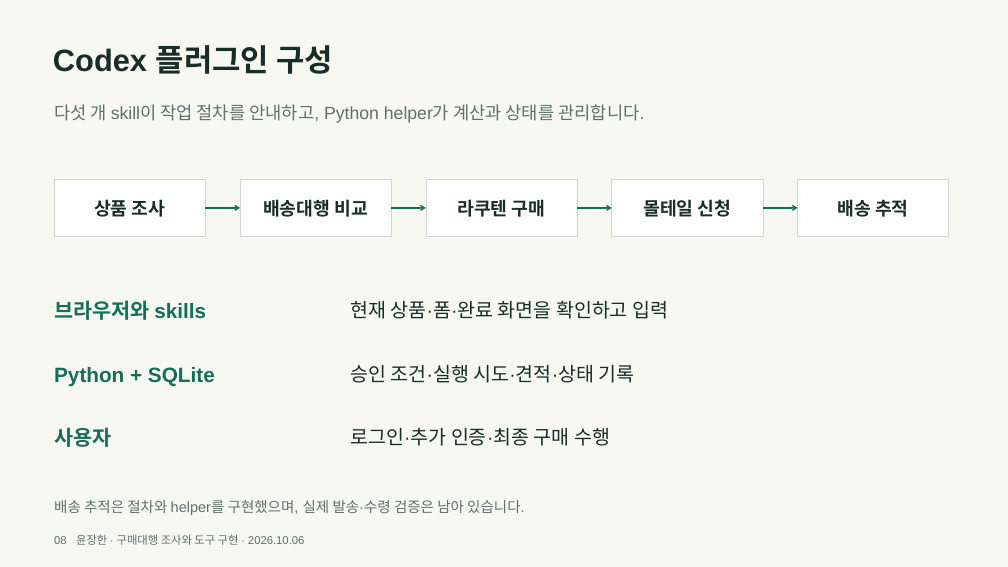
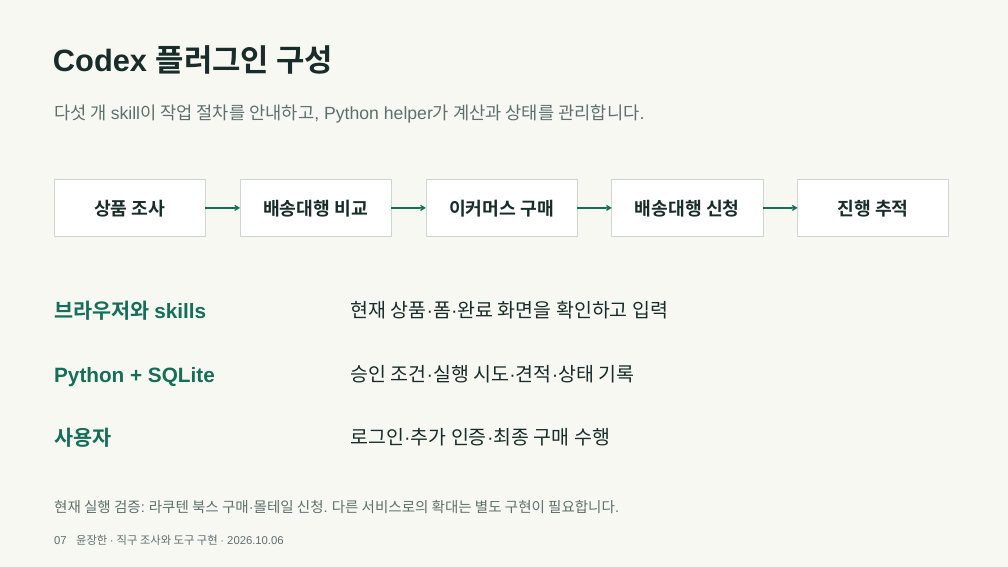
Before and after one commit to y00nZZang/crossborder-purchase-agent, a slide deck: slide 7 of portfolio/crossborder-portfolio.pptx (slide 8 before the commit). Drawn at 1008x567 pixels with LibreOffice and Linux fonts; fonts in the diff are those of the drawing. Boxes give left, top, right and bottom in pixels: in the first picture for what was removed or moved away, otherwise in the second. Text is boxed around its words. In the diff, an @@ line names an element or a change of style, - is before the commit and + after.

```diff
--- a/portfolio/crossborder-portfolio.pptx
+++ b/portfolio/crossborder-portfolio.pptx
@@ text in rectangle at [449, 199, 554, 217]: text changed @@
-라쿠텐 구매
+이커머스 구매
@@ text in rectangle at [635, 199, 740, 217]: text changed @@
-몰테일 신청
+배송대행 신청
@@ text in rectangle at [838, 199, 909, 217]: text changed @@
-배송 추적
+진행 추적
@@ text at [54, 500, 619, 513]: text changed @@
-배송 추적은 절차와 helper를 구현했으며, 실제 발송·수령 검증은 남아 있습니다.
+현재 실행 검증: 라쿠텐 북스 구매·몰테일 신청. 다른 서비스로의 확대는 별도 구현이 필요합니다.
@@ text at [54, 534, 283, 545]: text changed @@
-08 윤장한 · 구매대행 조사와 도구 구현 · 2026.10.06
+07 윤장한 · 직구 조사와 도구 구현 · 2026.10.06
```
Also in this commit, not shown: 12 other slides changed, 2 slides added, 2 slides removed, 9 other files.
